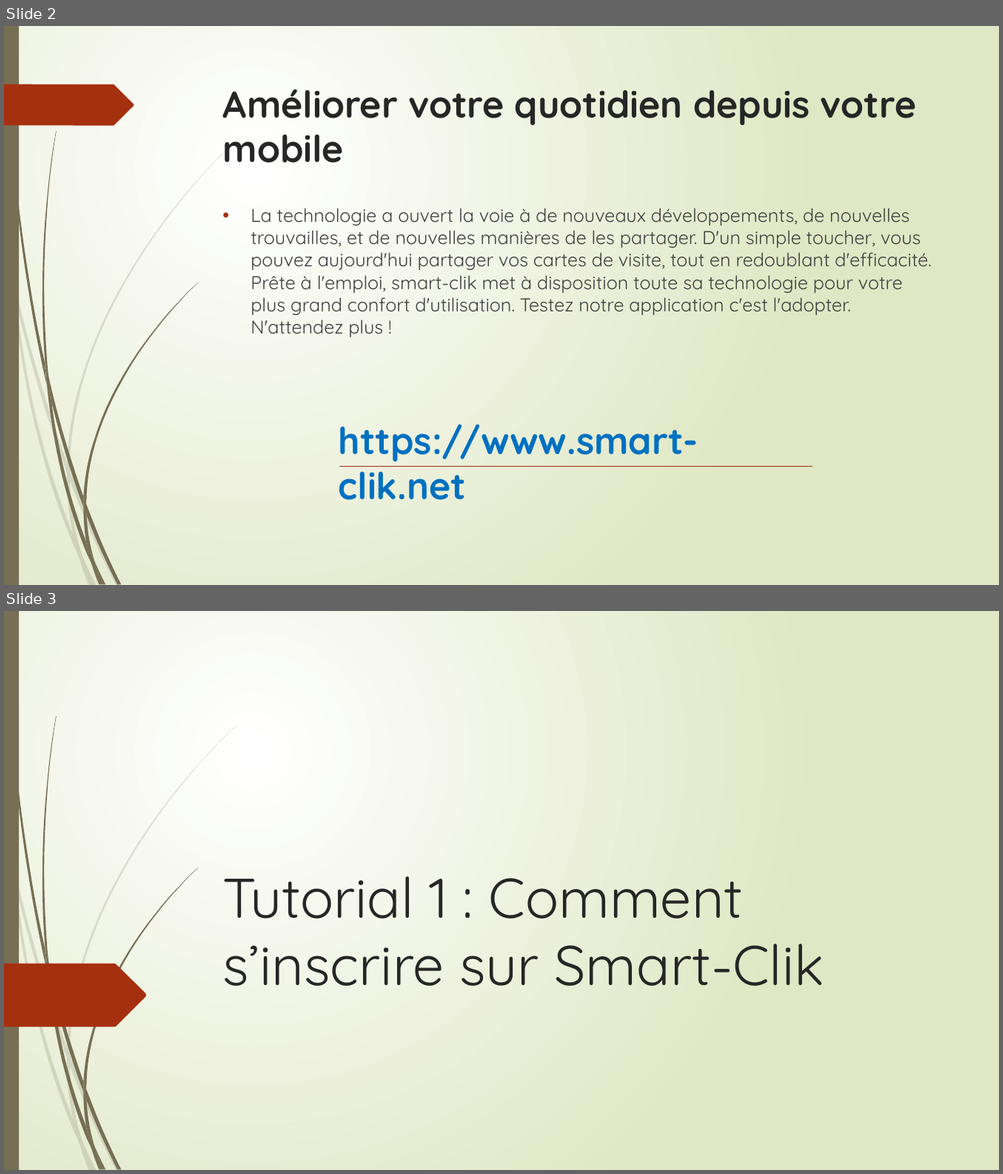
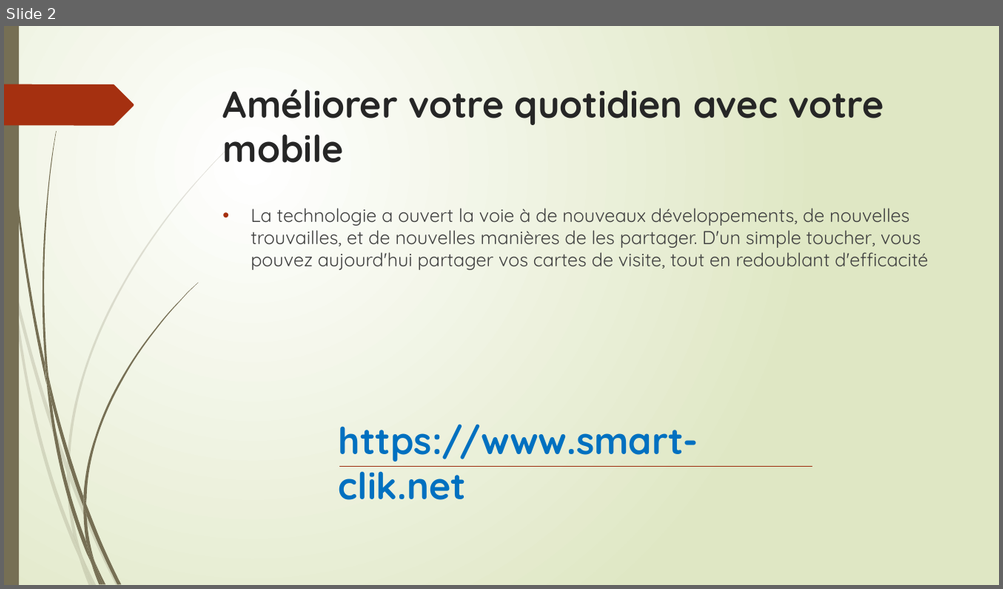
Before and after one commit to europedigitalconsulting/Abeer, a slide deck: Smart-clik.pptx. Shown one above the other, each under a label of ours: slides 2 and 3 before the commit, slide 2 after it. The pictures are 1003x1174 and 1003x589 pixels, drawn with LibreOffice and Linux fonts; fonts in the diff are those of the drawing. Boxes give left, top, right and bottom in pixels: in the first picture for what was removed or moved away, otherwise in the second. Text is boxed around its words. In the diff, an @@ line names an element or a change of style, - is before the commit and + after.

```diff
--- a/Smart-clik.pptx
+++ b/Smart-clik.pptx
@@ slide 3 removed at bbox=[4, 611, 999, 1170], background gradient #FFFFFF to #DFE8C4; not listed: 23 template elements that a slide beside it also shows @@
@@ title removed at bbox=[222, 877, 824, 986] @@
-Tutorial 1 : Comment s’inscrire sur Smart-Clik
@@ freeform shape removed at bbox=[4, 964, 147, 1028] @@
@@ slide 2 changed as well @@
@@ title at bbox=[223, 89, 884, 163]: text changed @@
-Améliorer votre quotidien depuis votre mobile
+Améliorer votre quotidien avec votre mobile
@@ text at bbox=[250, 208, 928, 270]: text changed @@
-• La technologie a ouvert la voie à de nouveaux développements, de nouvelles trouvailles, et de nouvelles manières de les partager. D'un simple toucher, vous pouvez aujourd'hui partager vos cartes de visite, tout en redoublant d'efficacité. Prête à l'emploi, smart-clik met à disposition toute sa technologie pour votre plus grand confort d'utilisation. Testez notre application c'est l'adopter. N'attendez plus !
+• La technologie a ouvert la voie à de nouveaux développements, de nouvelles trouvailles, et de nouvelles manières de les partager. D'un simple toucher, vous pouvez aujourd'hui partager vos cartes de visite, tout en redoublant d'efficacité
```
Also in this commit, not shown: 1 other slide changed, 7 slides added, 13 other files.
